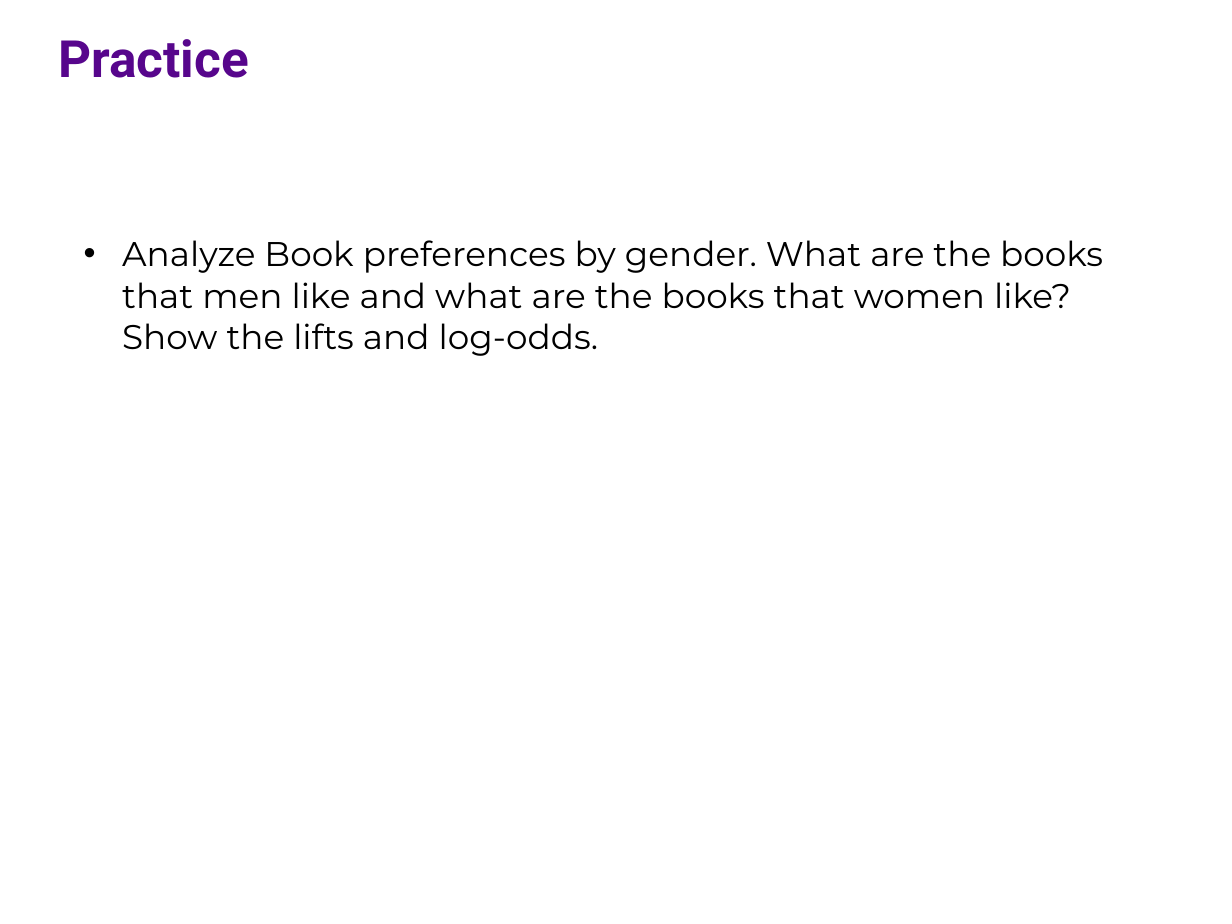
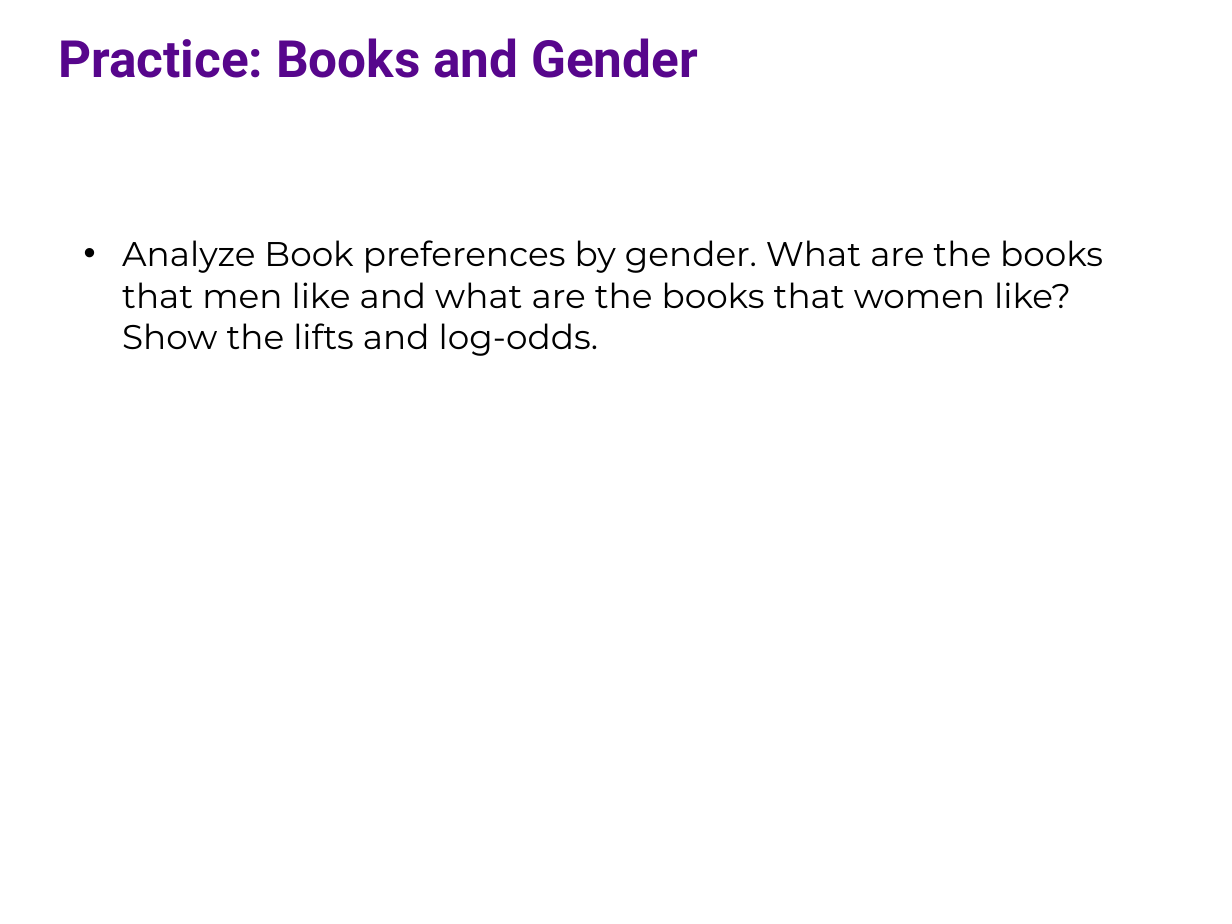
Before and after one commit to ipeirotis/introduction-to-databases, a slide deck: slide 35 of session6/F-SQL_Subqueries.pptx (slide 34 before the commit). Drawn at 1232x924 pixels with LibreOffice and Linux fonts; fonts in the diff are those of the drawing. Boxes give left, top, right and bottom in pixels: in the first picture for what was removed or moved away, otherwise in the second. Text is boxed around its words. In the diff, an @@ line names an element or a change of style, - is before the commit and + after.

```diff
--- a/session6/F-SQL_Subqueries.pptx
+++ b/session6/F-SQL_Subqueries.pptx
@@ text at <box>58,38,698,78</box>: text changed @@
-Practice
+Practice: Books and Gender
```
Also in this commit, not shown: 4 other slides changed, 7 slides added, 4 slides removed.
